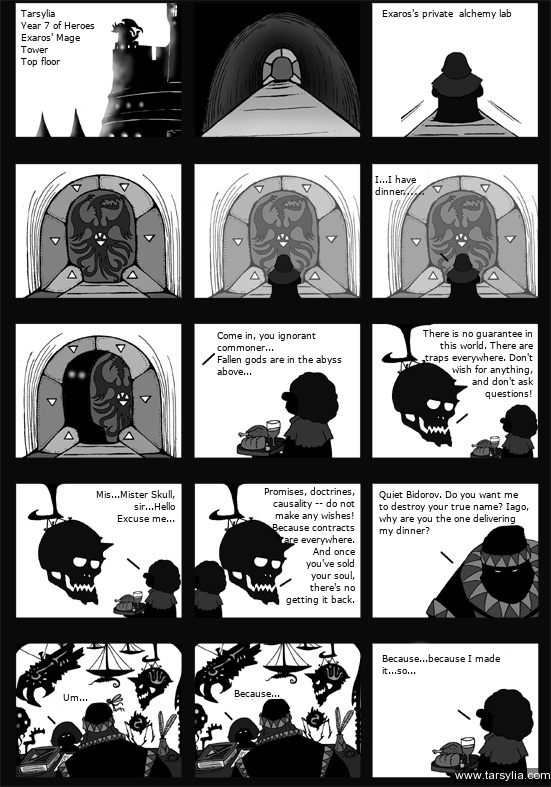
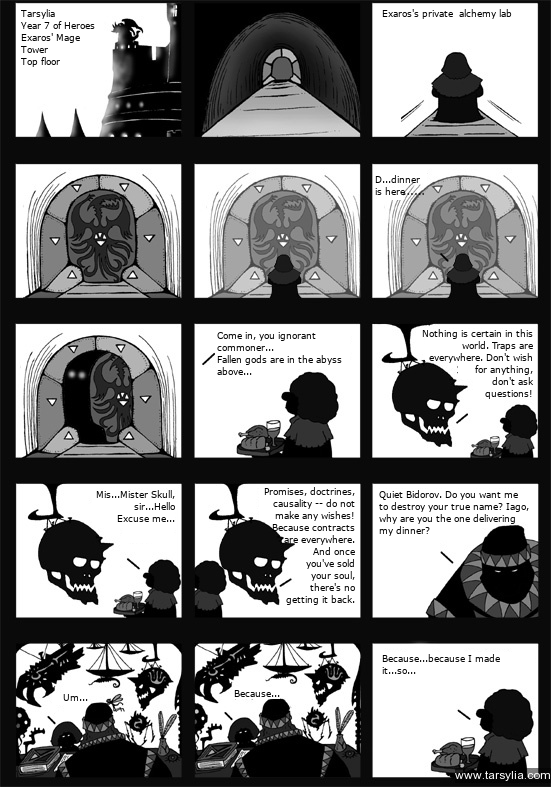
Layer changes from the first 551×787 image to the second:
renamed "I...I have ..." to "D...dinner ...", painted on it over [375, 175, 420, 195]
renamed "There is no guarantee in this ..." to "Nothing is certain in this wor...", painted on it over [422, 329, 533, 385]
